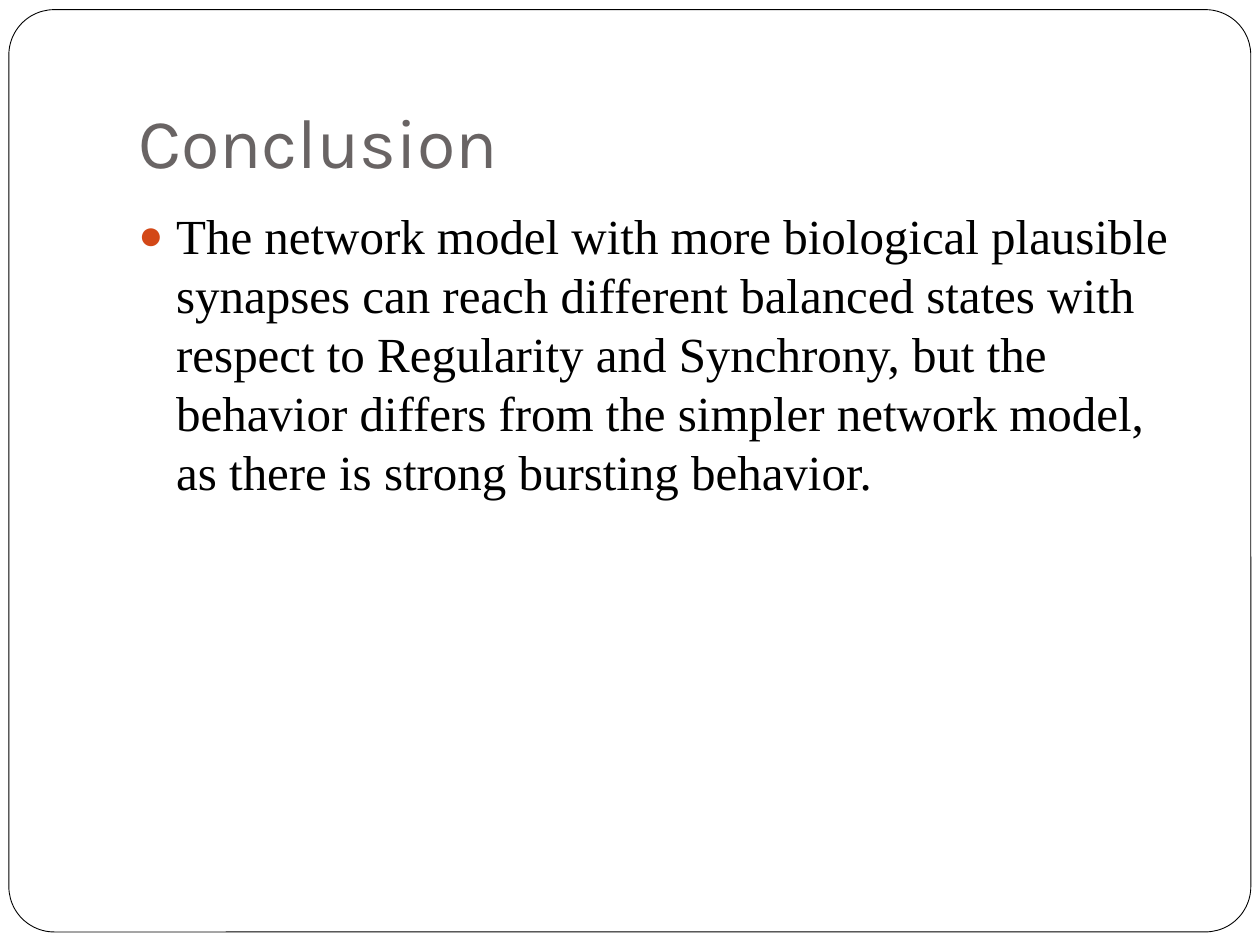
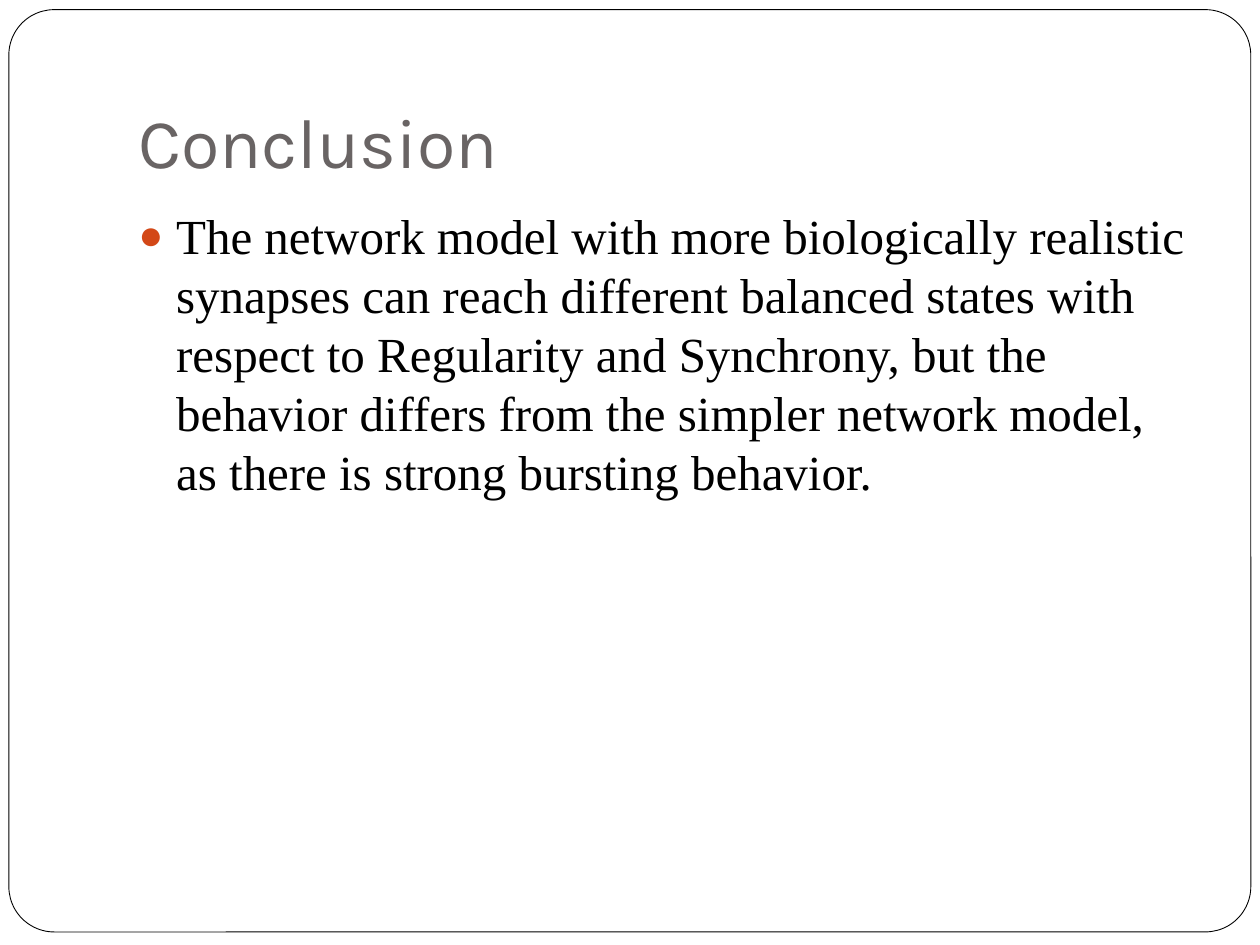
Before and after one commit to jiribrummer/Balanced_network, a slide deck: slide 24 of Final presentation bachelor thesis Jiri Brummer - dynamics of balanced network.pptx (slide 25 before the commit). Drawn at 1260x945 pixels with LibreOffice and Linux fonts; fonts in the diff are those of the drawing. Boxes give left, top, right and bottom in pixels: in the first picture for what was removed or moved away, otherwise in the second. Text is boxed around its words. In the diff, an @@ line names an element or a change of style, - is before the commit and + after.

```diff
--- a/Final presentation bachelor thesis Jiri Brummer - dynamics of balanced network.pptx
+++ b/Final presentation bachelor thesis Jiri Brummer - dynamics of balanced network.pptx
@@ text at [176, 220, 1184, 499]: text changed @@
-● The network model with more biological plausible synapses can reach different balanced states with respect to Regularity and Synchrony, but the behavior differs from the simpler network model, as there is strong bursting behavior.
+● The network model with more biologically realistic synapses can reach different balanced states with respect to Regularity and Synchrony, but the behavior differs from the simpler network model, as there is strong bursting behavior.
```
Also in this commit, not shown: 15 other slides changed, 2 slides added, 11 other files.
